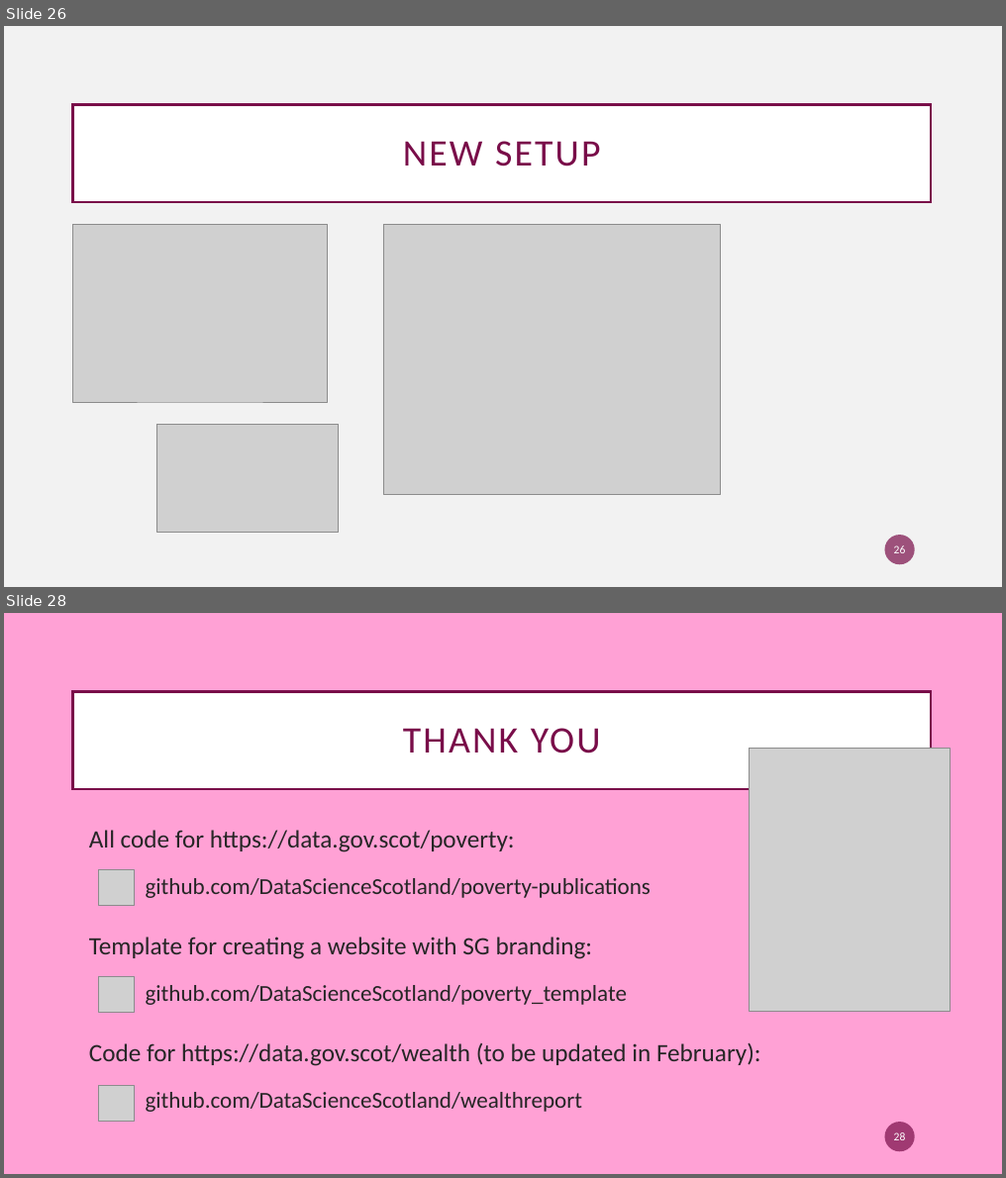
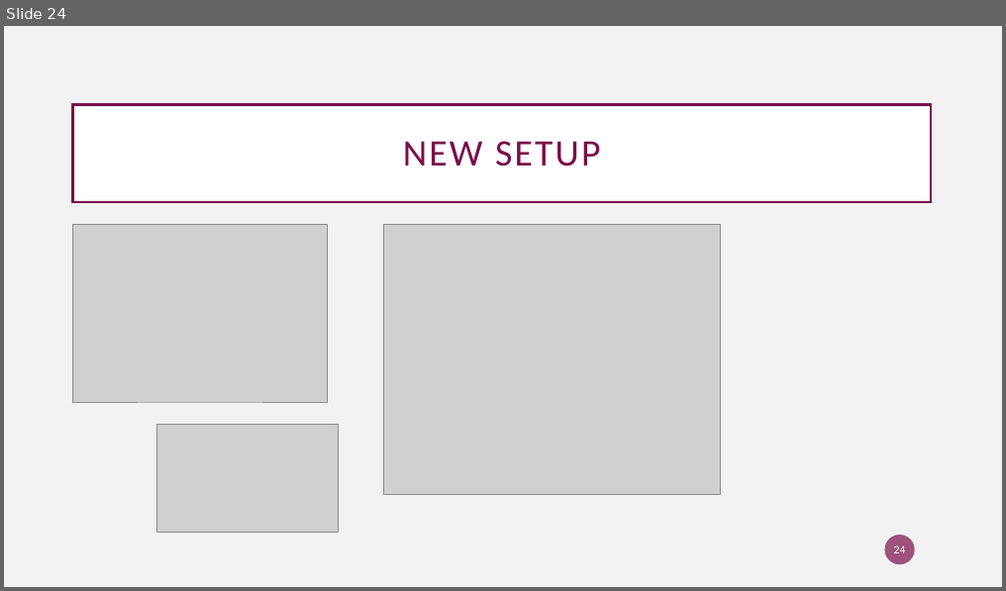
Before and after one commit to ScotGovAnalysis/openxlsx_intro, a slide deck: presi - Copy.pptx. Shown one above the other, each under a label of ours: slides 26 and 28 before the commit, slide 24 after it; the slides between them are not shown. The pictures are 1006x1178 and 1006x591 pixels, drawn with LibreOffice and Linux fonts; fonts in the diff are those of the drawing; grey boxes stand for pictures. Boxes give left, top, right and bottom in pixels: in the first picture for what was removed or moved away, otherwise in the second. Text is boxed around its words. In the diff, an @@ line names an element or a change of style, - is before the commit and + after.

```diff
--- a/presi - Copy.pptx
+++ b/presi - Copy.pptx
@@ slide 28 removed at box(4, 613, 1002, 1174), background #FFA1D5 @@
@@ title removed at box(73, 691, 931, 789) @@
-THANK YOU
@@ picture removed at box(749, 749, 950, 1012) @@
@@ text removed at box(89, 830, 761, 1112) @@
-All code for https://data.gov.scot/poverty:
-    • github.com/DataScienceScotland/poverty-publications
-Template for creating a website with SG branding:
-    • github.com/DataScienceScotland/poverty_template
-Code for https://data.gov.scot/wealth (to be updated in February):
-    • github.com/DataScienceScotland/wealthreport
@@ picture removed at box(98, 869, 135, 906) @@
@@ picture removed at box(98, 977, 135, 1014) @@
@@ picture removed at box(98, 1086, 135, 1122) @@
@@ page number removed at box(885, 1122, 915, 1152) @@
-28
@@ what was slide 26 is now slide 24 @@
@@ page number at box(894, 546, 906, 554): text changed @@
-26
+24
```
Also in this commit, not shown: 4 slides changed, 2 other slides removed.
